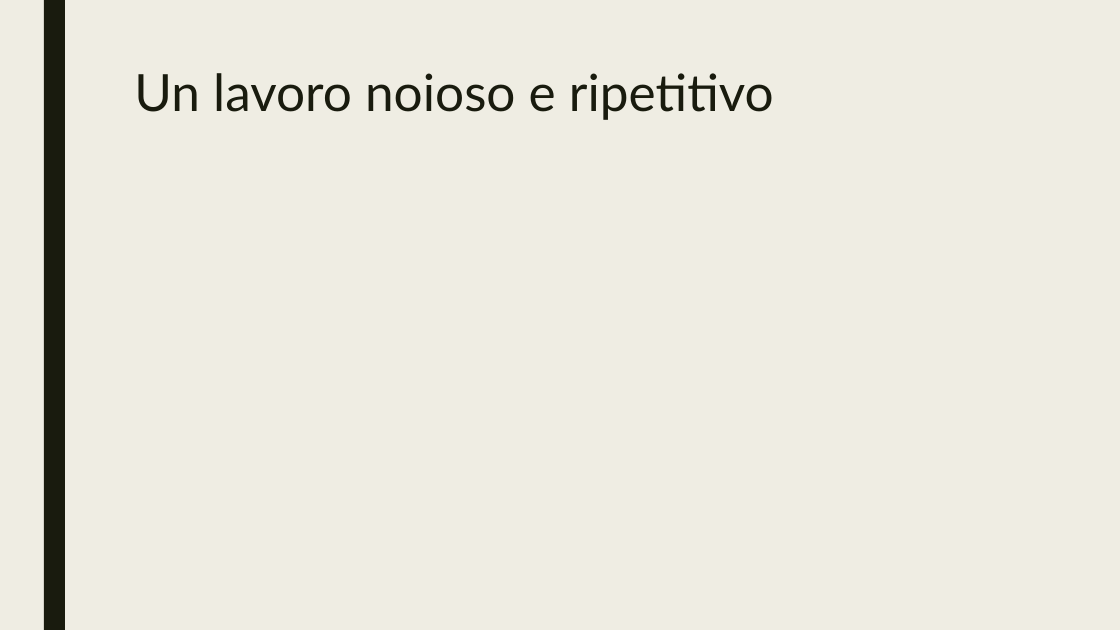
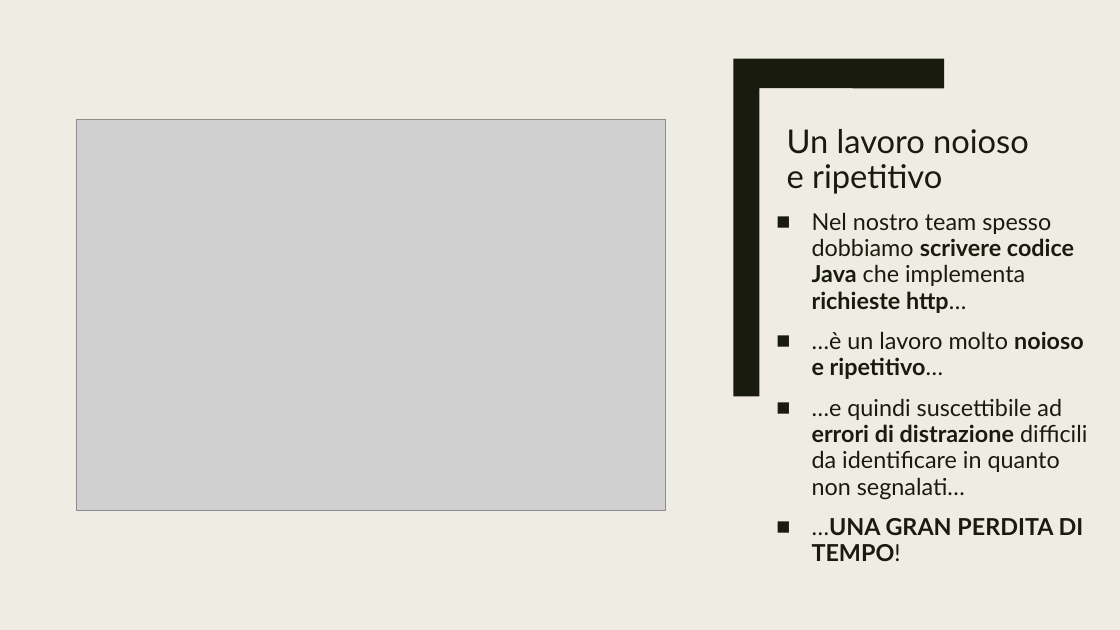
Before and after one commit to nicopellegrinelli/ProgettoLFC, a slide deck: slide 3 of Documentazione/Presentazione.pptx. Drawn at 1120x630 pixels with LibreOffice and Linux fonts; fonts in the diff are those of the drawing; grey boxes stand for pictures. Boxes give left, top, right and bottom in pixels: in the first picture for what was removed or moved away, otherwise in the second. Text is boxed around its words. In the diff, an @@ line names an element or a change of style, - is before the commit and + after.

```diff
--- a/Documentazione/Presentazione.pptx
+++ b/Documentazione/Presentazione.pptx
@@ rectangle added at <box>0,0,1120,630</box>, fill #EFEDE3 @@
@@ freeform shape added at <box>734,59,944,397</box>, fill #191B0E @@
@@ title "Un lavoro noioso e ripetitivo": place and size @@
-title "Un lavoro noioso e ripetitivo" at <box>134,73,774,120</box>
+title "Un lavoro noioso e ripetitivo" at <box>787,129,1029,194</box>
@@ title "Un lavoro noioso e ripetitivo" at <box>787,129,1029,194</box>: size 44 to 28 pt; vertical alignment top to bottom @@
@@ picture added at <box>76,120,665,511</box> @@
@@ text added at <box>812,212,1087,561</box>, 20 pt, text #191B0E @@
+■ Nel nostro team spesso dobbiamo scrivere codice Java che implementa richieste http…
+■ …è un lavoro molto noioso e ripetitivo…
+■ …e quindi suscettibile ad errori di distrazione difficili da identificare in quanto non segnalati…
+■ …UNA GRAN PERDITA DI TEMPO!
```
Also in this commit, not shown: 1 other slide changed, 9 slides added, 1 slide removed.
